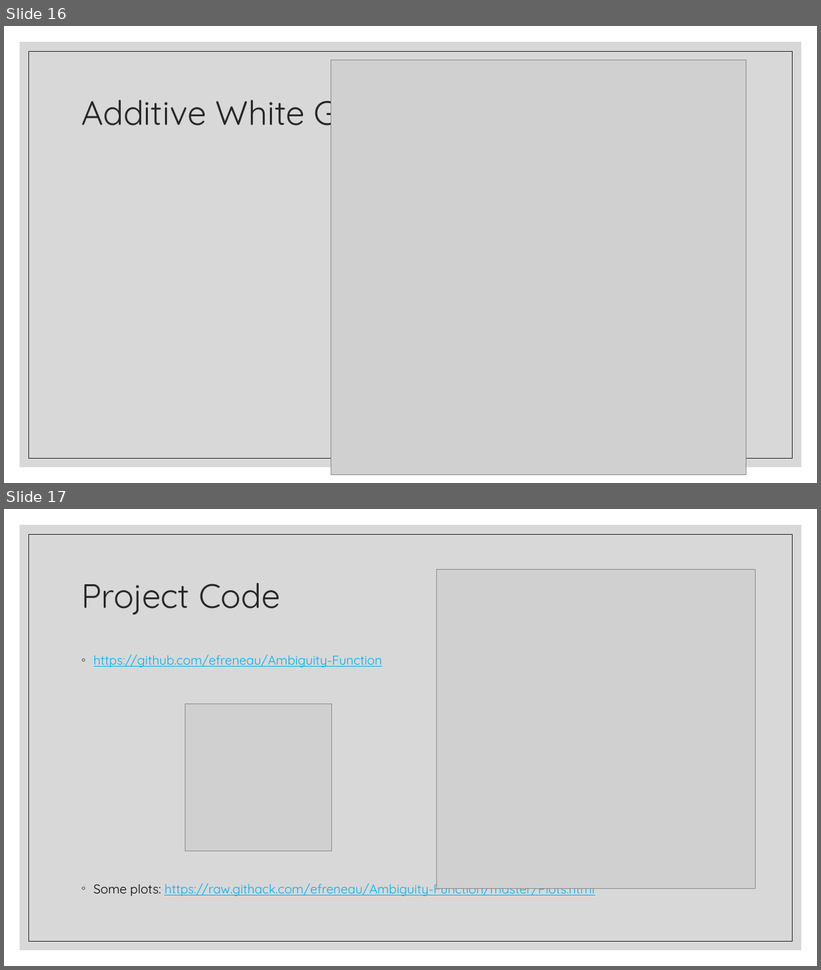
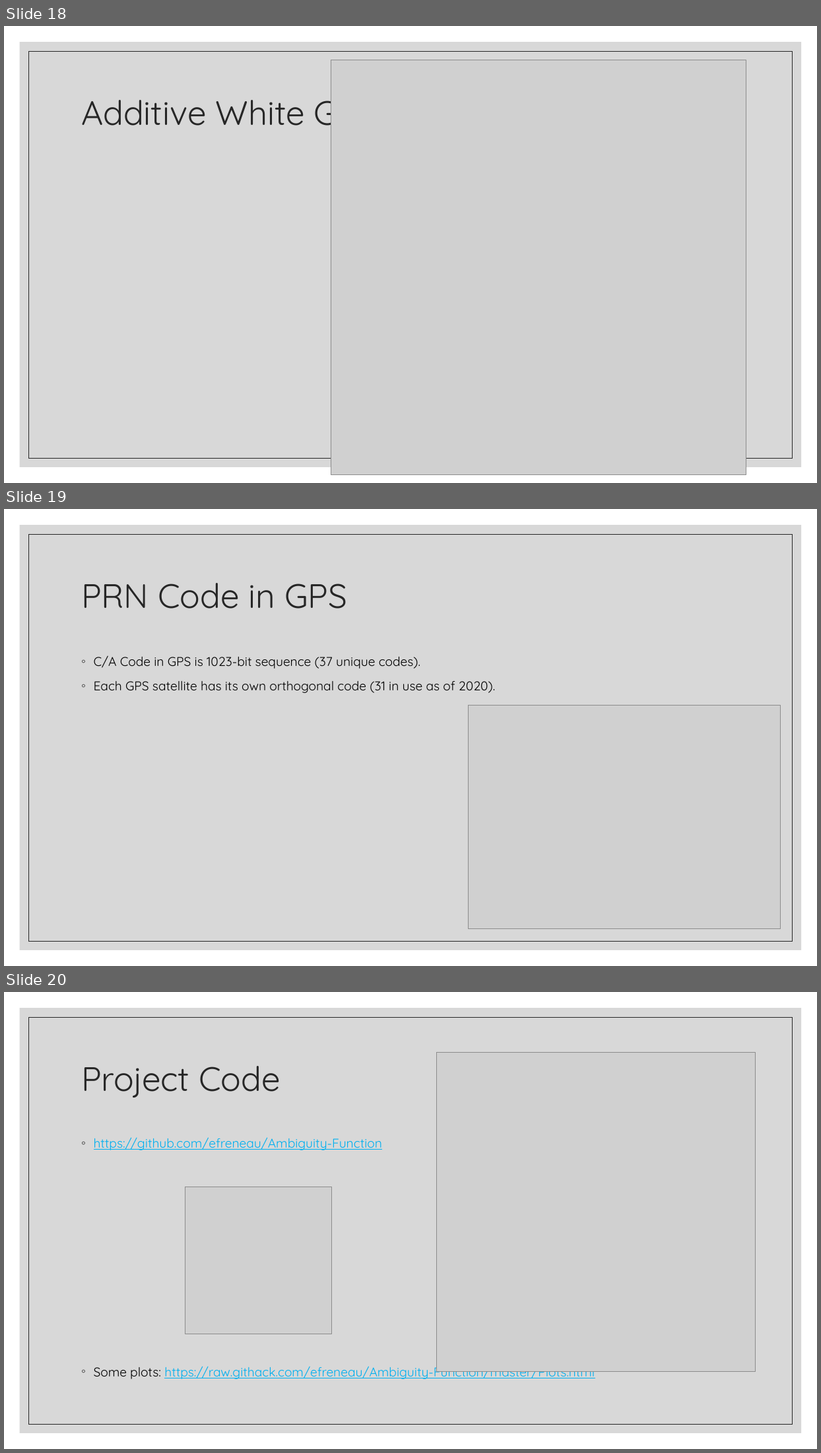
Before and after one commit to efreneau/Ambiguity-Function, a slide deck: The ambiguity function with applications.pptx. Shown one above the other, each under a label of ours: slides 16 and 17 before the commit, slides 18, 19 and 20 after it. The pictures are 821x970 and 821x1453 pixels, drawn with LibreOffice and Linux fonts; fonts in the diff are those of the drawing; grey boxes stand for pictures. Boxes give left, top, right and bottom in pixels: in the first picture for what was removed or moved away, otherwise in the second. Text is boxed around its words. In the diff, an @@ line names an element or a change of style, - is before the commit and + after.

```diff
--- a/The ambiguity function with applications.pptx
+++ b/The ambiguity function with applications.pptx
@@ slide 19 added at (x1=4, y1=509, x2=817, y2=966), background #FFFFFF; not listed: 2 template elements that a slide beside it also shows @@
@@ title added at (x1=81, y1=583, x2=347, y2=609), 40 pt, text #262626 @@
+PRN Code in GPS
@@ text added at (x1=94, y1=656, x2=495, y2=693), 15 pt, text #000000 @@
+◦ C/A Code in GPS is 1023-bit sequence (37 unique codes).
+◦ Each GPS satellite has its own orthogonal code (31 in use as of 2020).
@@ picture added at (x1=469, y1=706, x2=781, y2=929) @@
@@ what was slide 16 is now slide 18 @@
@@ what was slide 17 is now slide 20 @@
```
Also in this commit, not shown: 2 slides changed, 3 other slides added, 1 slide removed, 1 other file.
